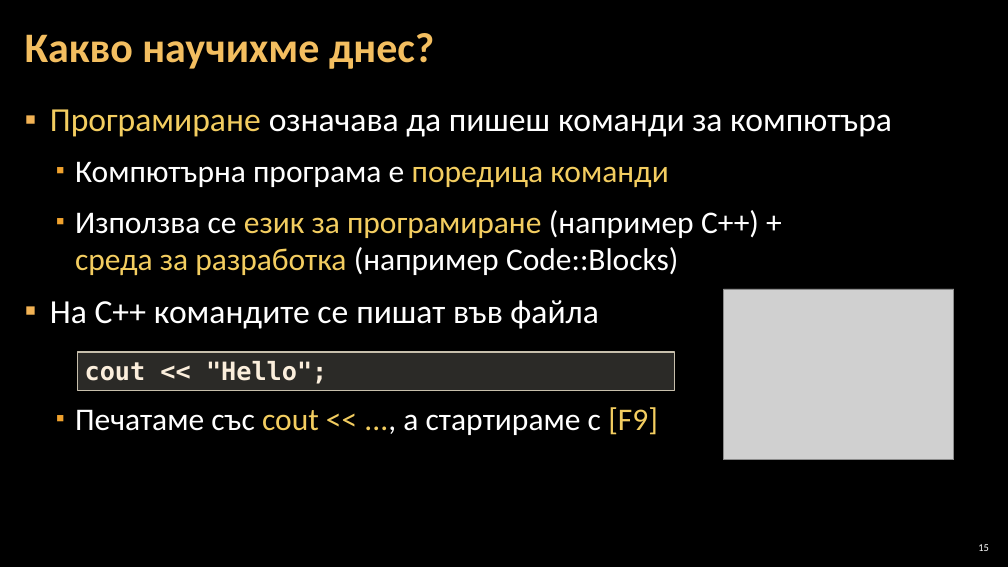
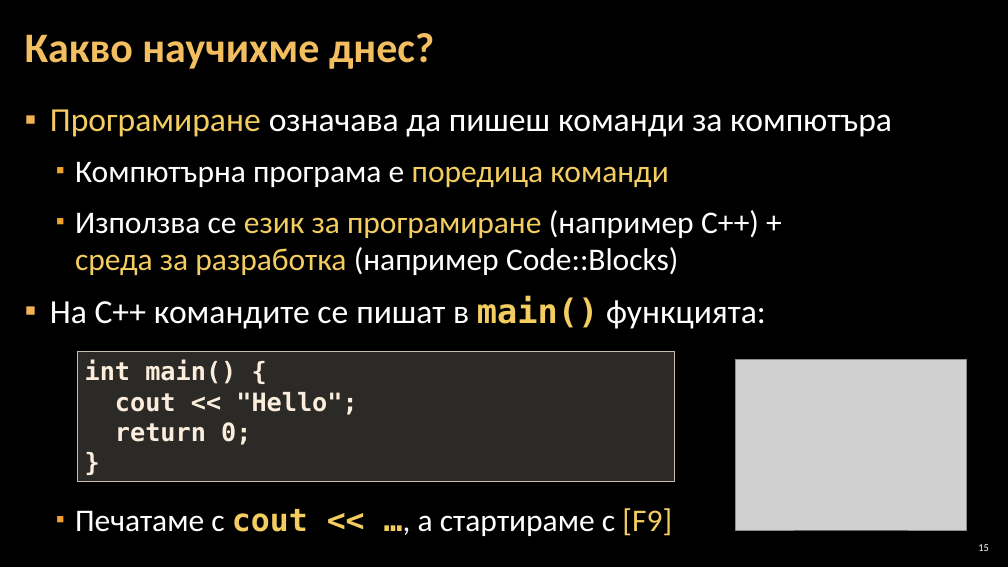
Before and after one commit to Software-University/C-plus-plus, a slide deck: slide 15 of 1. First-Steps-in-Coding/1. First-Steps-in-Coding.pptx. Drawn at 1008x567 pixels with LibreOffice and Linux fonts; fonts in the diff are those of the drawing; grey boxes stand for pictures; background and template pictures are left out. Boxes give left, top, right and bottom in pixels: in the first picture for what was removed or moved away, otherwise in the second. Text is boxed around its words. In the diff, an @@ line names an element or a change of style, - is before the commit and + after.

```diff
--- a/1. First-Steps-in-Coding/1. First-Steps-in-Coding.pptx
+++ b/1. First-Steps-in-Coding/1. First-Steps-in-Coding.pptx
@@ text at (50, 295, 766, 536): text changed; size 30 to 32 pt @@
-▪ На C++ командите се пишат във файла
-  ▪ Печатаме със cout << ..., a стартираме с [F9]
+▪ На C++ командите се пишат в main() функцията:
+  ▪ Печатаме с cout << …, a стартираме с [F9]
@@ rectangle "int main() {": place and size @@
-rectangle "int main() {" at (77, 352, 674, 390)
+rectangle "int main() {" at (77, 352, 674, 482)
@@ text in rectangle at (85, 359, 236, 384): paragraph added @@
+int main() {
@@ picture: place and size @@
-picture at (724, 289, 954, 460)
+picture at (736, 359, 966, 530)
@@ text in rectangle at (115, 422, 251, 445): paragraphs added @@
+return 0;
+}
```
Also in this commit, not shown: 12 other slides changed.
